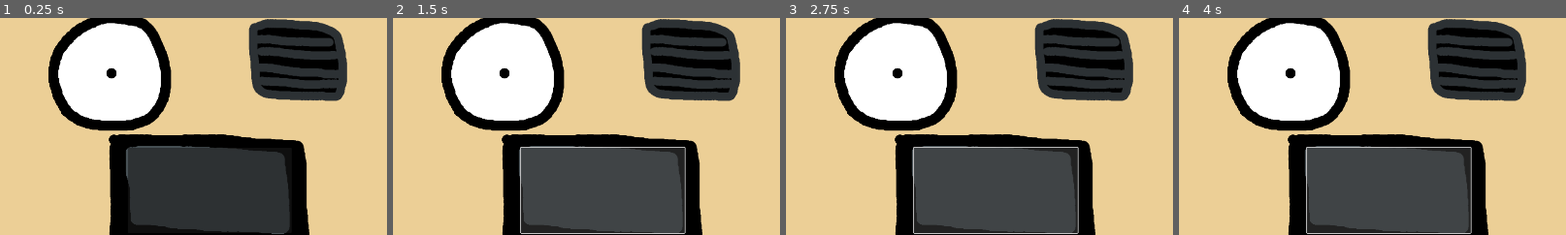
Above: before the commit, frames 1-4 (left to right).
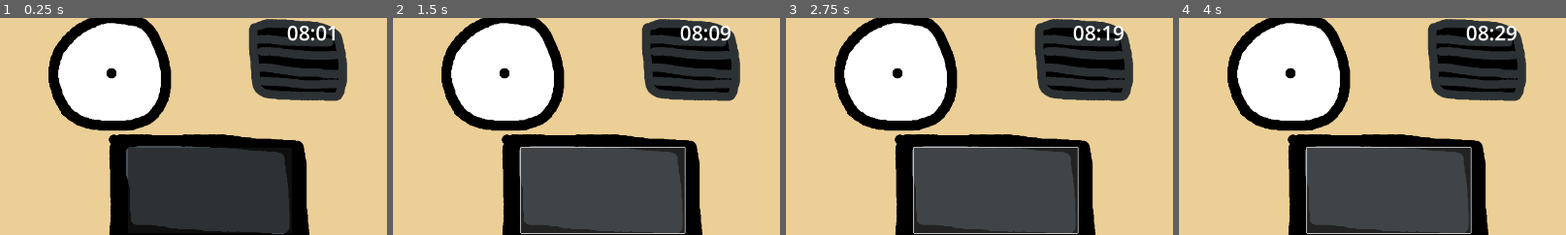
Above: after the commit, the same moments.

Repository: TheWalkingLapis/BrackeysGameJam2025_1
Game: Godot game, scene res://scenes/game_manager.tscn
Same seed, same stepped clock (60 frames per second), same inputs: the game is played once before the commit and once after it.
Inputs (mouse positions are % of the whole screen's width and height, from its top left):
- Up to frame 1 (0.25 s): no input
- Up to frame 2 (1.5 s): click (77, 42) at 0.5 s; click (77, 42) at 1.25 s
- Up to frame 3 (2.75 s): click (77, 42) at 2 s
- Up to frame 4 (4 s): no input
The pictures show only the part of the screen within x 50-100%, y 3-53%; the shares and areas given below are measured in that part.

The runs differ from the first frame. In frame 1, 0.5% of the frame differs, in the area x 74-87%, y 3-11%; in frame 2, 0.5%, in the area x 74-88%, y 3-11%; in frame 3, 0.5%; in frame 4, 0.5%.

Commit message:
Added Debug UI clock and managed pausing and control node layering

Diff:
--- a/scenes/game_manager.tscn
+++ b/scenes/game_manager.tscn
@@ -1,10 +1,12 @@
-[gd_scene load_steps=4 format=3 uid="uid://bvnj4ie205euj"]
+[gd_scene load_steps=5 format=3 uid="uid://bvnj4ie205euj"]
 
 [ext_resource type="Script" path="res://scripts/game_manager.gd" id="1_ga0qp"]
 [ext_resource type="PackedScene" uid="uid://kufy4l8qlp63" path="res://scenes/room_manager.tscn" id="2_tpo2t"]
 [ext_resource type="PackedScene" uid="uid://cavy32fvbqm8w" path="res://scenes/time_manager.tscn" id="3_0l8fs"]
+[ext_resource type="PackedScene" uid="uid://naua1f5cbkae" path="res://scenes/ui_manager.tscn" id="4_umkd5"]
 
 [node name="GameManager" type="Control"]
+process_mode = 3
 layout_mode = 3
 anchors_preset = 15
 anchor_right = 1.0
@@ -14,8 +16,13 @@
 script = ExtResource("1_ga0qp")
 
 [node name="RoomManager" parent="." instance=ExtResource("2_tpo2t")]
+process_mode = 1
 layout_mode = 1
 
 [node name="TimeManager" parent="." instance=ExtResource("3_0l8fs")]
+process_mode = 1
 layout_mode = 1
-mouse_filter = 2
+
+[node name="UIManager" parent="." instance=ExtResource("4_umkd5")]
+process_mode = 1
+layout_mode = 1
--- a/scenes/time_manager.tscn
+++ b/scenes/time_manager.tscn
@@ -6,7 +6,7 @@
 [sub_resource type="Resource" id="Resource_txfnu"]
 script = ExtResource("2_mwn0d")
 start_hour = 8
-end_hour = 17
+end_hour = 10
 
 [node name="TimeManager" type="Control"]
 layout_mode = 3
@@ -15,5 +15,6 @@
 anchor_bottom = 1.0
 grow_horizontal = 2
 grow_vertical = 2
+mouse_filter = 2
 script = ExtResource("1_dlgxb")
 ingame_day_times = Array[ExtResource("2_mwn0d")]([SubResource("Resource_txfnu")])
--- /dev/null
+++ b/scenes/ui_manager.tscn
@@ -0,0 +1,31 @@
+[gd_scene load_steps=2 format=3 uid="uid://naua1f5cbkae"]
+
+[ext_resource type="Script" path="res://scripts/ui_manager.gd" id="1_if42o"]
+
+[node name="UIManager" type="Control"]
+layout_mode = 3
+anchors_preset = 15
+anchor_right = 1.0
+anchor_bottom = 1.0
+grow_horizontal = 2
+grow_vertical = 2
+mouse_filter = 2
+script = ExtResource("1_if42o")
+
+[node name="Debuger" type="Control" parent="."]
+layout_mode = 1
+anchors_preset = 15
+anchor_right = 1.0
+anchor_bottom = 1.0
+grow_horizontal = 2
+grow_vertical = 2
+mouse_filter = 2
+
+[node name="Clock" type="RichTextLabel" parent="Debuger"]
+layout_mode = 0
+offset_left = 1672.0
+offset_top = 33.0
+offset_right = 1900.0
+offset_bottom = 102.0
+bbcode_enabled = true
+text = "[font_size=50]text[/font_size]"
--- a/scripts/game_manager.gd
+++ b/scripts/game_manager.gd
@@ -3,6 +3,7 @@
 
 @onready var room_manager: RoomManager = $RoomManager
 @onready var time_manager: TimeManager = $TimeManager
+@onready var ui_manager: UIManager = $UIManager
 
 var current_day = 0
 
@@ -12,6 +13,20 @@
 	Global.time_manager = time_manager
 
 	time_manager.start_day(current_day)
+	time_manager.day_done.connect(_on_day_done)
 
 func _process(delta):
 	pass
+
+func _on_day_done():
+	current_day += 1
+	pause_game(false, true) # always force pause
+
+## calls get_tree().paused deferred
+## @param toggle Whether the pause state is toggled
+## @param pause Whether the game should be paused/unpaused (ignored if toggle = true)
+func pause_game(toggle: bool = true, pause: bool = true):
+	var val = !get_tree().paused if toggle else pause
+	call_deferred("helper_pause_game", val)
+func helper_pause_game(val: bool):
+	get_tree().paused = val
--- a/scripts/global.gd
+++ b/scripts/global.gd
@@ -3,3 +3,4 @@
 var game_manager: GameManager = null
 var room_manager: RoomManager = null
 var time_manager: TimeManager = null
+var ui_manager: UIManager = null
--- a/scripts/time_manager.gd
+++ b/scripts/time_manager.gd
@@ -1,5 +1,7 @@
 extends Control
 class_name TimeManager
+
+signal day_done()
 
 const ingame_hour_in_seconds: float = 15.0
 
@@ -29,10 +31,15 @@
 	var prev_hour = floor(current_ingame_time)
 	current_real_time += delta * time_fac
 	current_ingame_time = day_start_hour + (current_real_time / ingame_hour_in_seconds)
-	var new_ingame_hour = floor(current_ingame_time)
-	if new_ingame_hour > current_ingame_hour:
-		print("It is now " + str(new_ingame_hour) + ":00 (current factor = " + str(time_fac) + ")")
-	current_ingame_hour = new_ingame_hour
+	current_ingame_hour = floor(current_ingame_time)
+	if current_ingame_hour == day_end_hour:
+		current_ingame_time = day_end_hour
+		day_done.emit()
+
+func get_formated_ingame_time():
+	var hours = current_ingame_hour
+	var minutes = floor(60 * (current_ingame_time - current_ingame_hour))
+	return "%02d:%02d" % [hours, minutes]
 
 func change_time_speed(new_fac: float):
 	time_fac = new_fac
--- /dev/null
+++ b/scripts/ui_manager.gd
@@ -0,0 +1,17 @@
+extends Control
+class_name UIManager
+
+@onready var debug_clock = $Debuger/Clock
+
+# Called when the node enters the scene tree for the first time.
+func _ready():
+	pass # Replace with function body.
+
+
+# Called every frame. 'delta' is the elapsed time since the previous frame.
+func _process(delta):
+	debug_clock.text = bbc_text(Global.time_manager.get_formated_ingame_time(), 50)
+
+
+func bbc_text(txt, font_size=20):
+	return "[font_size=%d]%s[/font_size]" % [font_size, txt]
